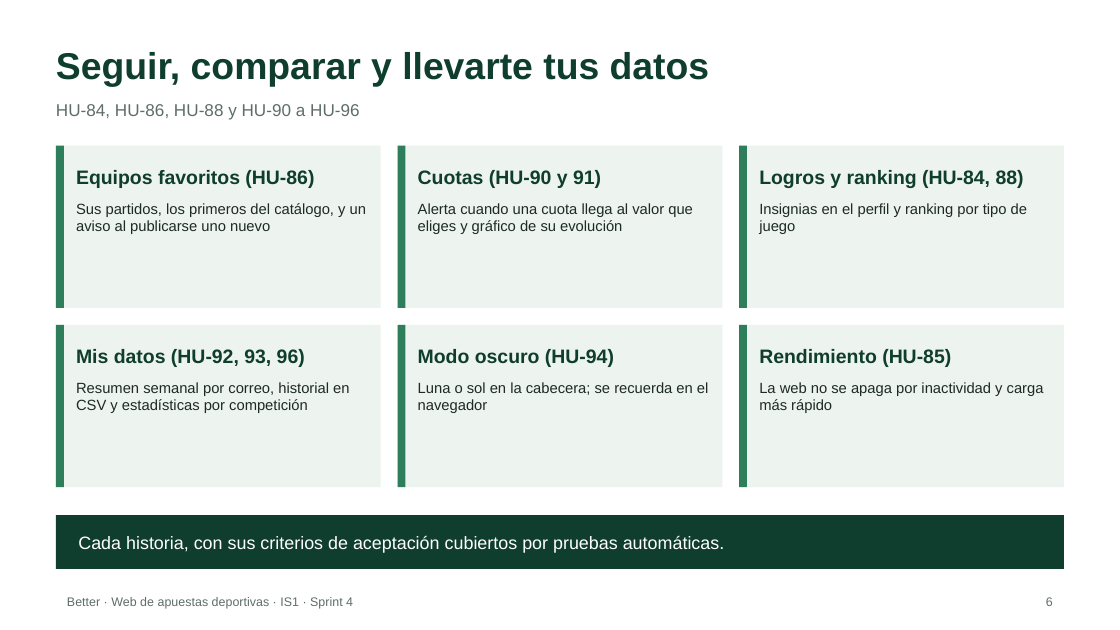
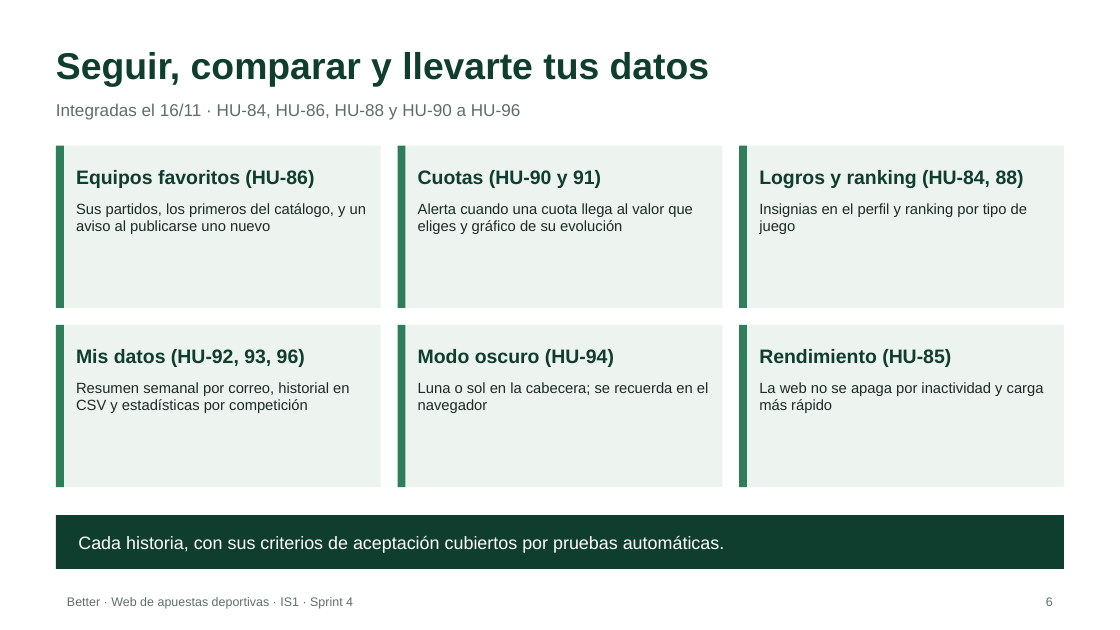
Before and after one commit to riverri/IS1, a slide deck: slide 6 of docs/presentaciones/Better_Sprint_4.pptx. Drawn at 1120x630 pixels with LibreOffice and Linux fonts; fonts in the diff are those of the drawing. Boxes give left, top, right and bottom in pixels: in the first picture for what was removed or moved away, otherwise in the second. Text is boxed around its words. In the diff, an @@ line names an element or a change of style, - is before the commit and + after.

```diff
--- a/docs/presentaciones/Better_Sprint_4.pptx
+++ b/docs/presentaciones/Better_Sprint_4.pptx
@@ text at (56, 103, 521, 120): text changed @@
-HU-84, HU-86, HU-88 y HU-90 a HU-96
+Integradas el 16/11 · HU-84, HU-86, HU-88 y HU-90 a HU-96
```
Also in this commit, not shown: 5 other slides changed, 9 other files.
